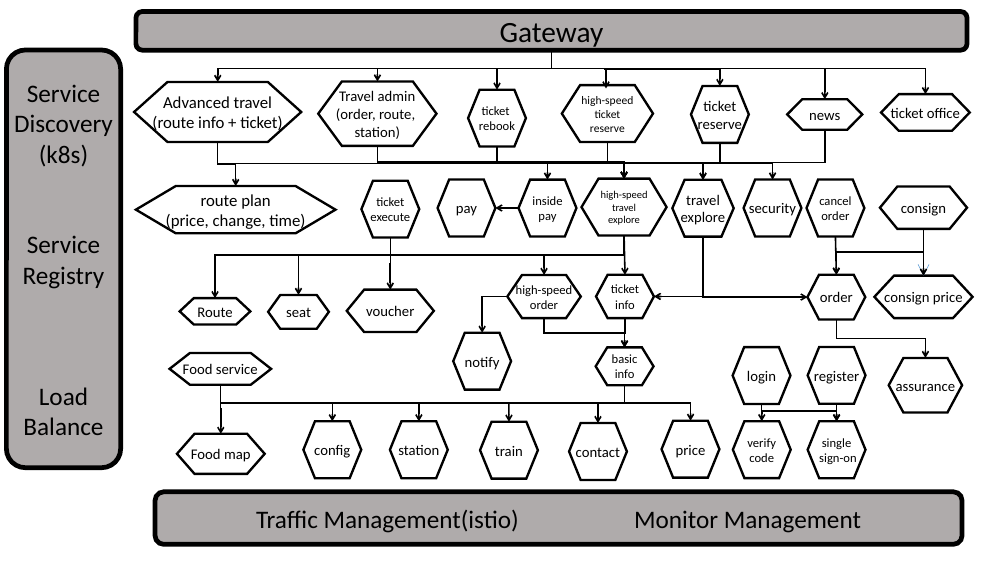
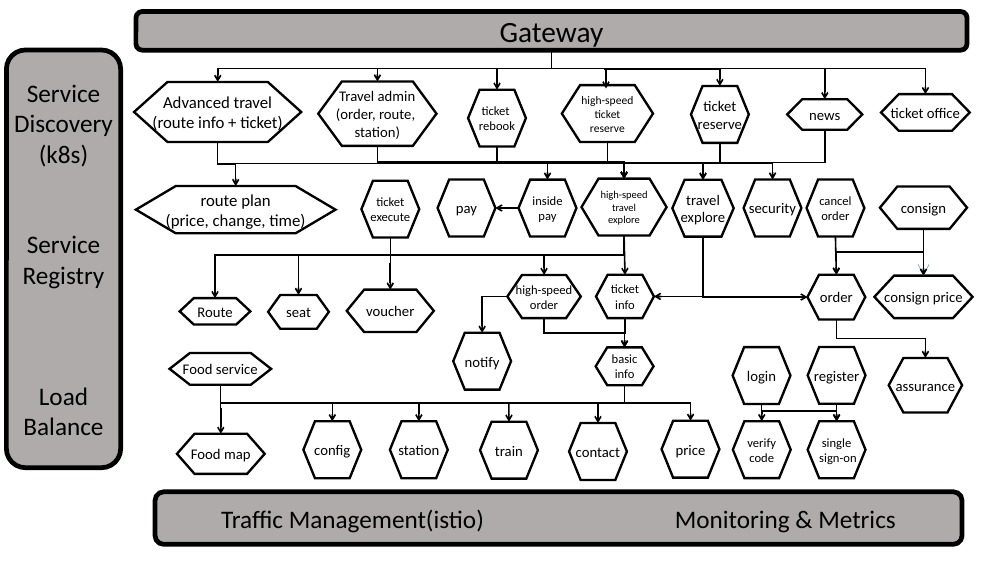
Before and after one commit to newrelic-forks/train-ticket, a slide deck: slide 3 of system_architecture.pptx. Drawn at 1008x567 pixels with LibreOffice and Linux fonts; fonts in the diff are those of the drawing. Boxes give left, top, right and bottom in pixels: in the first picture for what was removed or moved away, otherwise in the second. Text is boxed around its words. In the diff, an @@ line names an element or a change of style, - is before the commit and + after.

```diff
--- a/system_architecture.pptx
+++ b/system_architecture.pptx
@@ text in rounded rectangle at [221, 510, 895, 533]: text changed @@
-Traffic Management(istio) Monitor Management
+Traffic Management(istio) Monitoring & Metrics
```
Also in this commit, not shown: 1 other file.
